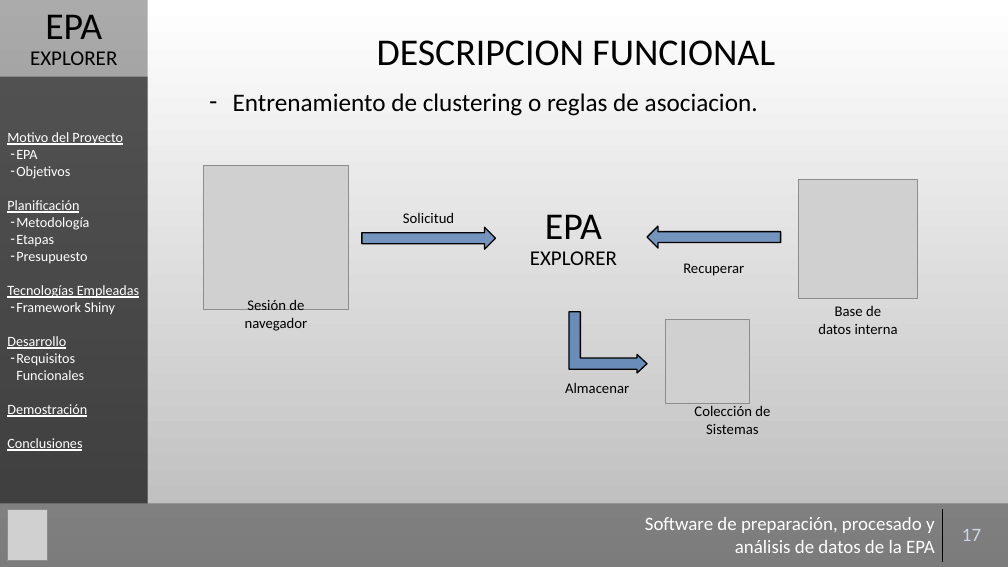
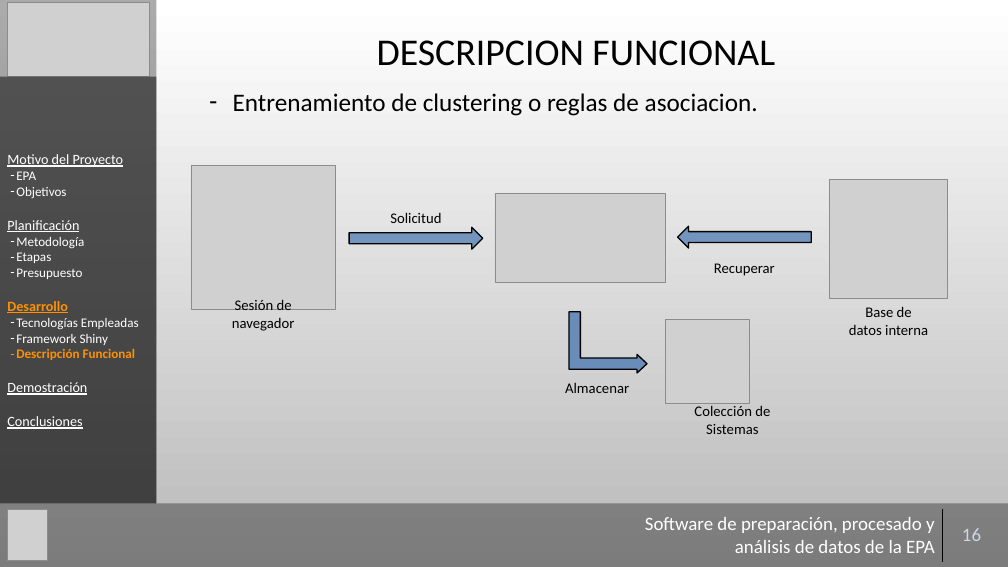
Before and after one commit to Gaulent/epa_explorer, a slide deck: slide 16 of mem/presentacion.pptx (slide 17 before the commit). Drawn at 1008x567 pixels with LibreOffice and Linux fonts; fonts in the diff are those of the drawing; grey boxes stand for pictures; background and template pictures are left out. Boxes give left, top, right and bottom in pixels: in the first picture for what was removed or moved away, otherwise in the second. Text is boxed around its words. In the diff, an @@ line names an element or a change of style, - is before the commit and + after.

```diff
--- a/mem/presentacion.pptx
+++ b/mem/presentacion.pptx
@@ rectangle: place and size @@
-rectangle at box(0, 0, 147, 504)
+rectangle at box(0, 0, 157, 504)
@@ picture added at box(8, 2, 149, 76) @@
@@ text removed at box(30, 15, 117, 65) @@
-EPA
-EXPLORER
@@ rectangle "Motivo del Proyecto": place and size @@
-rectangle "Motivo del Proyecto" at box(0, 76, 147, 503)
+rectangle "Motivo del Proyecto" at box(0, 76, 157, 503)
@@ text in rectangle at box(16, 171, 139, 345): size 13.5 to 12.5 pt in "EPA", "Objetivos", "Metodología", "Etapas" and 3 more places; underline off in "Tecnologías Empleadas"; bullet none to - @@
@@ picture: place and size @@
-picture at box(203, 165, 348, 309)
+picture at box(191, 165, 336, 309)
@@ text "Solicitud": place and size @@
-text "Solicitud" at box(403, 212, 454, 223)
+text "Solicitud" at box(390, 212, 441, 223)
@@ picture added at box(495, 193, 666, 283) @@
@@ down arrow: place and size @@
-down arrow at box(362, 228, 496, 250)
+down arrow at box(349, 228, 483, 250)
@@ text removed at box(530, 214, 617, 265) @@
-EPA
-EXPLORER
@@ 2 texts, 1 picture, 1 down arrow: place and size @@
-2 texts, 1 picture, 1 down arrow at box(647, 180, 918, 334)
+2 texts, 1 picture, 1 down arrow at box(678, 180, 948, 335)
@@ text "Sesión de navegador": place and size @@
-text "Sesión de navegador" at box(245, 299, 308, 331)
+text "Sesión de navegador" at box(232, 299, 295, 331)
@@ text in rectangle at box(7, 301, 68, 313): paragraph added @@
+Desarrollo
@@ text in rectangle at box(16, 349, 136, 360): text changed; size 13.5 to 12.5 pt; text colour #FFFFFF to #FD9101; bold on @@
-Desarrollo
-– Requisitos Funcionales
+– Descripción Funcional
@@ table at box(634, 509, 1001, 562) @@
-row 1, column 2: 17
+row 1, column 2: 16
```
Also in this commit, not shown: 27 other slides changed, 1 slide removed, 1 other file.
